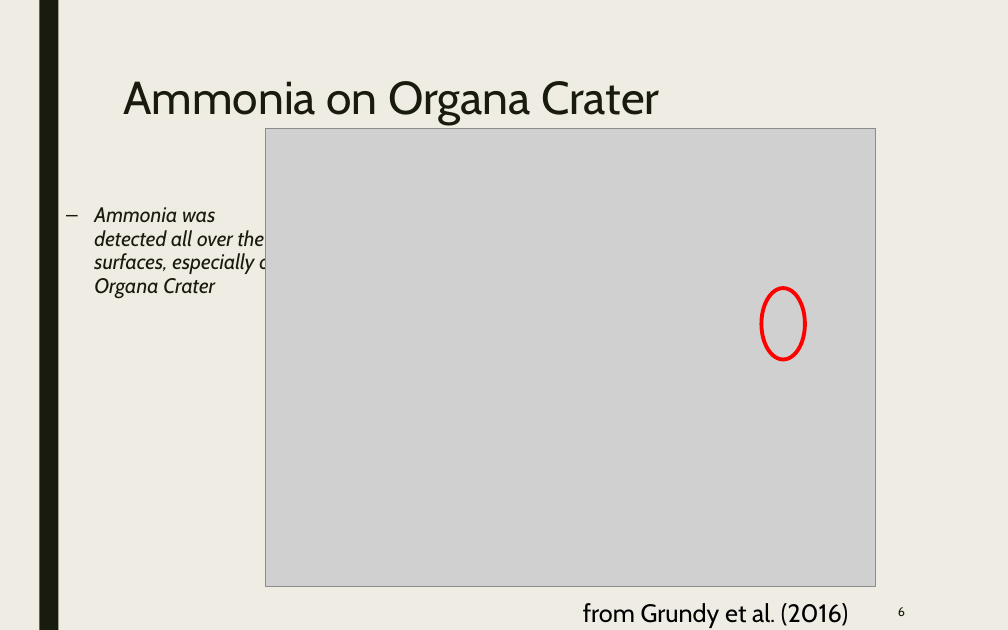
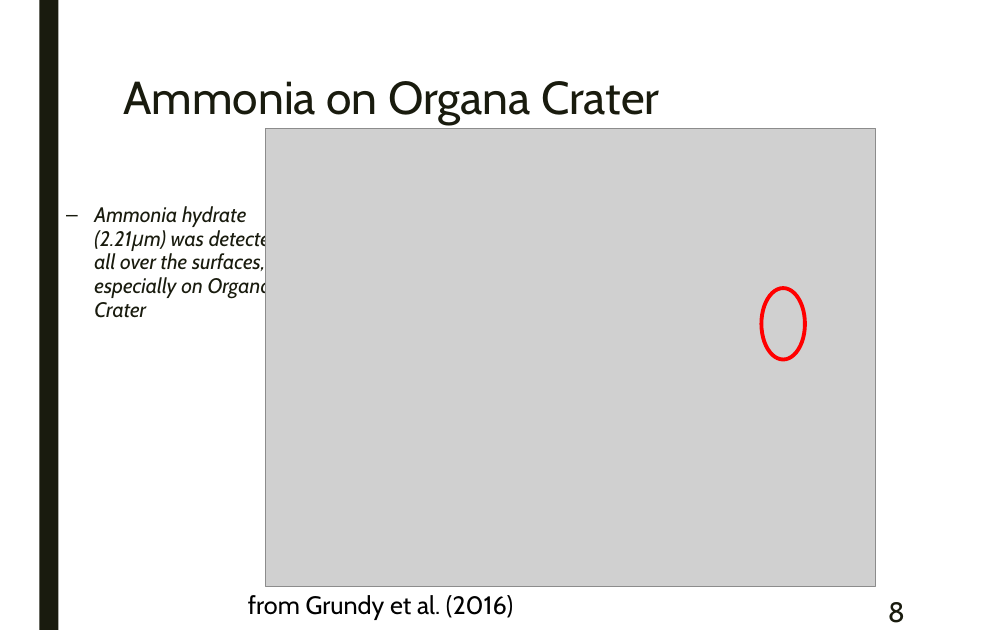
Before and after one commit to samuello1228/lily, a slide deck: slide 8 of doc/VUV and EUV irradiation of CH4 + NH3.pptx (slide 6 before the commit). Drawn at 1008x630 pixels with LibreOffice and Linux fonts; fonts in the diff are those of the drawing; grey boxes stand for pictures. Boxes give left, top, right and bottom in pixels: in the first picture for what was removed or moved away, otherwise in the second. Text is boxed around its words. In the diff, an @@ line names an element or a change of style, - is before the commit and + after.

```diff
--- a/doc/VUV and EUV irradiation of CH4 + NH3.pptx
+++ b/doc/VUV and EUV irradiation of CH4 + NH3.pptx
@@ background #EFEDE3 to #FFFFFF @@
@@ text at <box>94,206,281,318</box>: text changed @@
-  – Ammonia was detected all over the surfaces, especially on Organa Crater
+  – Ammonia hydrate (2.21μm) was detected all over the surfaces, especially on Organa Crater
@@ text "from Grundy et al. (2016)": place and size @@
-text "from Grundy et al. (2016)" at <box>583,603,848,628</box>
+text "from Grundy et al. (2016)" at <box>248,595,513,620</box>
@@ page number at <box>888,602,905,623</box>: text changed; size 9 to 20 pt @@
-6
+8
```
Also in this commit, not shown: 27 other slides changed, 9 slides added, 1 slide removed, 1 other file.
